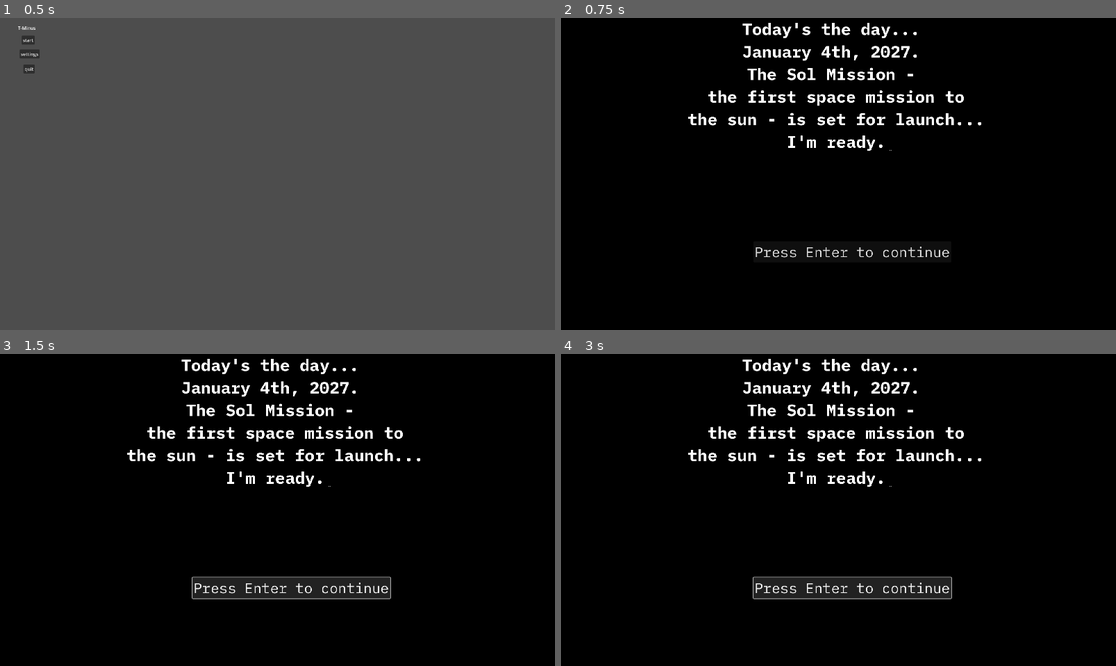
Above: before the commit, frames 1-4 (two rows, left to right).
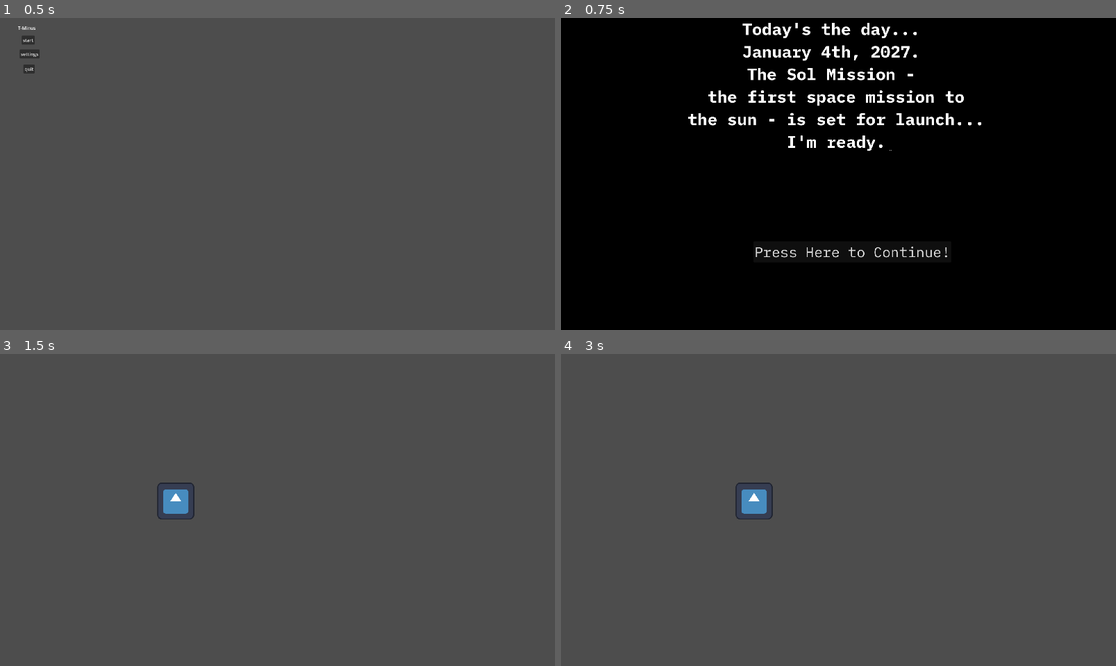
Above: after the commit, the same moments.

Repository: TheMillsheistyoftheEast/T-Minus
Game: Godot game, scene res://scenes/menu.tscn
The game is run twice, just before and just after one commit, with the same random seed, the same clock (stepped at 60 frames per second) and the same inputs. The engine's default icon, where the game draws it, is replaced by a stand-in: a white triangle on a blue panel in a dark square.
Inputs (mouse positions are in pixels of both pictures, inside the frame that each line leads up to):
- Up to frame 1 (0.5 s): no input
- Up to frame 2 (0.75 s): click "start" at 0.5 s
- Up to frame 3 (1.5 s): click "Press Enter to continue" (after the commit: "Press Here to Continue!") at 1.25 s
- Up to frame 4 (3 s): click (849, 588) at 2 s, where only the run before the commit has a clickable "Press Enter to continue"; tap Enter at 2.75 s; hold Right (ui_right) from 2.78 s (still down)

Frame 1 is identical in both runs. In frame 2, 0.2% of the frame differs, in the area x 44-70%, y 73-77%; in frame 3, 99%, in the area x 0-100%, y 0-100%; in frame 4, 99%.

Commit message:
Update intro.tscn

Diff:
--- a/scenes/intro.tscn
+++ b/scenes/intro.tscn
@@ -34,4 +34,6 @@
 offset_bottom = 804.0
 theme_override_fonts/font = ExtResource("3_i2l1n")
 theme_override_font_sizes/font_size = 49
-text = "Press Enter to continue"
+text = "Press Here to Continue!"
+
+[connection signal="pressed" from="Button" to="." method="_on_button_pressed"]
